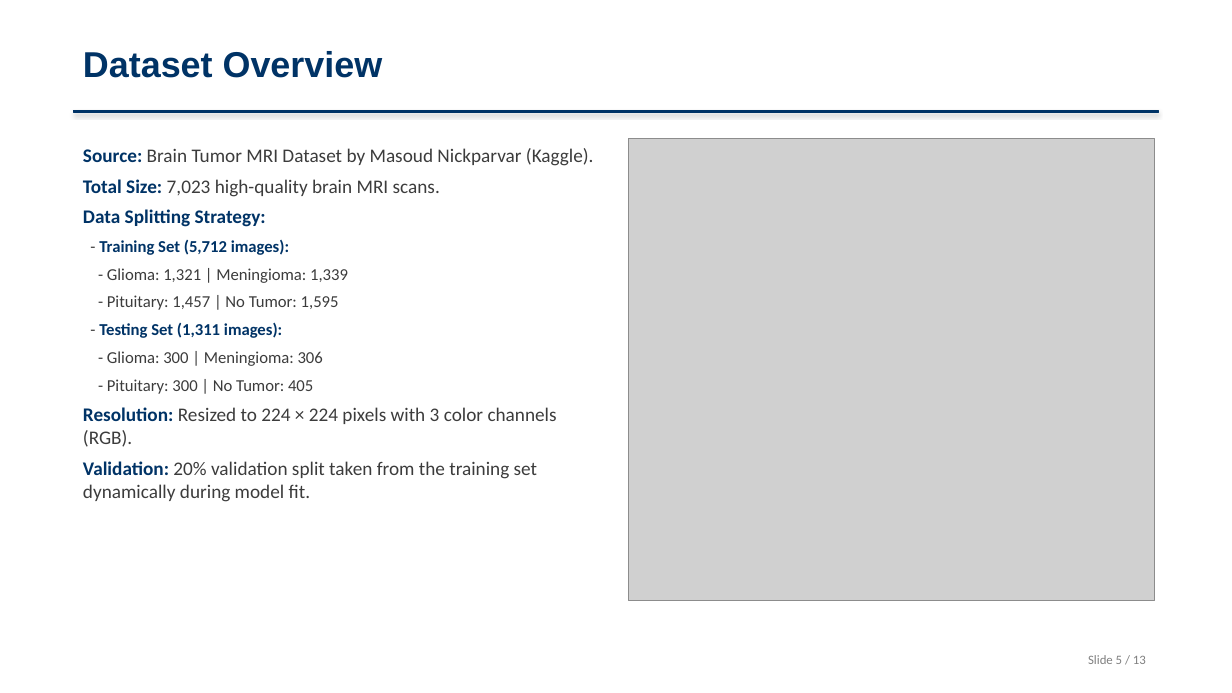
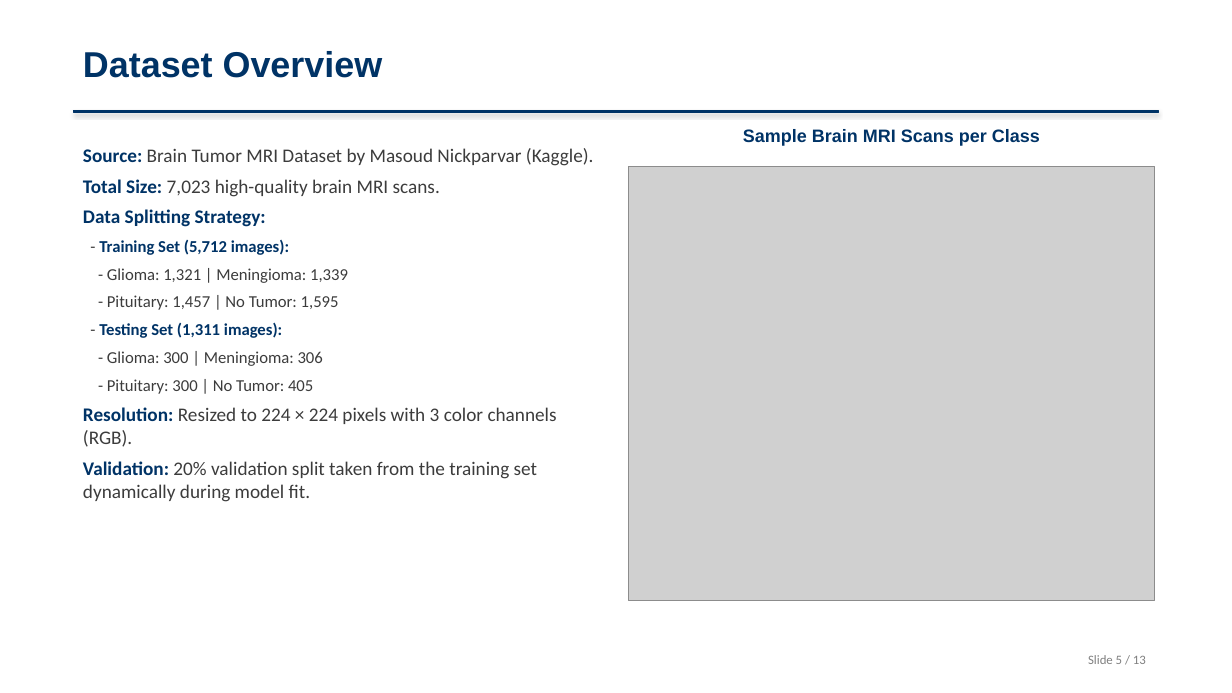
Before and after one commit to SruthiRagyari/brain-tumor-detection, a slide deck: slide 5 of Brain_Tumor_Detection_Presentation.pptx. Drawn at 1232x693 pixels with LibreOffice and Linux fonts; fonts in the diff are those of the drawing; grey boxes stand for pictures. Boxes give left, top, right and bottom in pixels: in the first picture for what was removed or moved away, otherwise in the second. Text is boxed around its words. In the diff, an @@ line names an element or a change of style, - is before the commit and + after.

Commit message:
docs: finalize PowerPoint presentation with clean image captions and removed Q&A

```diff
--- a/Brain_Tumor_Detection_Presentation.pptx
+++ b/Brain_Tumor_Detection_Presentation.pptx
@@ text added at bbox=[743, 129, 1040, 146], 14 pt, text #003366, bold @@
+Sample Brain MRI Scans per Class
@@ picture: place and size @@
-picture at bbox=[628, 139, 1155, 601]
+picture at bbox=[628, 166, 1155, 601]
```
Also in this commit, not shown: 4 other slides changed.
